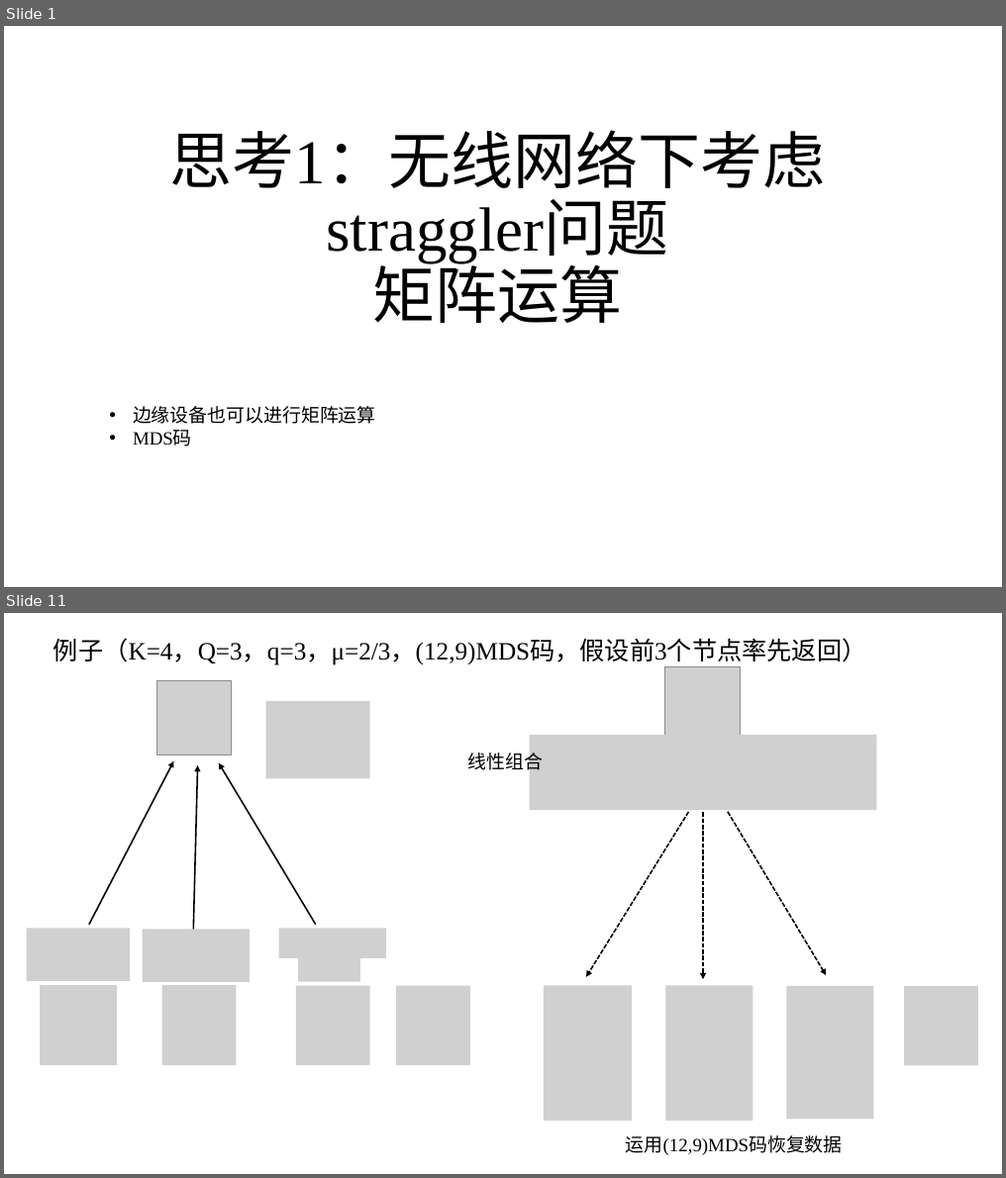
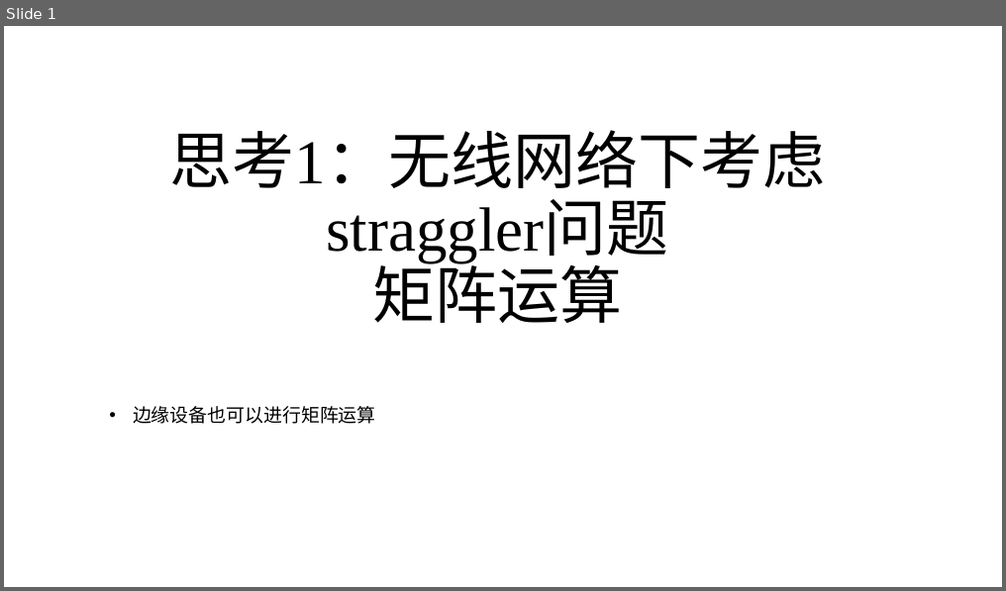
Before and after one commit to zhaojiayi/learning, a slide deck: EE/ppt/wireless_CDC_thinking1.pptx. Shown one above the other, each under a label of ours: slides 1 and 11 before the commit, slide 1 after it; the slides between them are not shown. The pictures are 1006x1178 and 1006x591 pixels, drawn with LibreOffice and Linux fonts; fonts in the diff are those of the drawing; grey boxes stand for pictures. Boxes give left, top, right and bottom in pixels: in the first picture for what was removed or moved away, otherwise in the second. Text is boxed around its words. In the diff, an @@ line names an element or a change of style, - is before the commit and + after.

```diff
--- a/EE/ppt/wireless_CDC_thinking1.pptx
+++ b/EE/ppt/wireless_CDC_thinking1.pptx
@@ slide 11 removed at bbox=[4, 613, 1002, 1174], background #FFFFFF @@
@@ title removed at bbox=[54, 638, 866, 665] @@
-例子（K=4，Q=3，q=3，μ=2/3，(12,9)MDS码，假设前3个节点率先返回）
@@ picture removed at bbox=[665, 666, 740, 742] @@
@@ picture removed at bbox=[156, 680, 232, 756] @@
@@ picture removed at bbox=[266, 701, 370, 779] @@
@@ text removed at bbox=[467, 750, 543, 774] @@
-线性组合
@@ picture removed at bbox=[530, 735, 877, 810] @@
@@ arrow removed from (89, 925) to (174, 761) @@
@@ arrow removed from (193, 935) to (198, 765) @@
@@ arrow removed from (316, 925) to (219, 763) @@
@@ arrow removed from (689, 812) to (586, 977) @@
@@ arrow removed from (703, 812) to (703, 980) @@
@@ arrow removed from (728, 812) to (826, 975) @@
@@ picture removed at bbox=[27, 928, 130, 981] @@
@@ picture removed at bbox=[143, 929, 250, 982] @@
@@ picture removed at bbox=[279, 928, 386, 959] @@
@@ picture removed at bbox=[298, 953, 360, 982] @@
@@ picture removed at bbox=[40, 986, 117, 1065] @@
@@ picture removed at bbox=[162, 986, 236, 1065] @@
@@ picture removed at bbox=[296, 986, 370, 1065] @@
@@ picture removed at bbox=[396, 986, 470, 1065] @@
@@ picture removed at bbox=[544, 986, 632, 1121] @@
@@ picture removed at bbox=[665, 986, 752, 1121] @@
@@ picture removed at bbox=[787, 986, 874, 1120] @@
@@ picture removed at bbox=[905, 986, 979, 1065] @@
@@ text removed at bbox=[626, 1136, 843, 1156] @@
-运用(12,9)MDS码恢复数据
@@ slide 1 changed as well @@
@@ text at bbox=[133, 430, 192, 447]: paragraph removed @@
-• MDS码
```
Also in this commit, not shown: 6 slides added, 16 other slides removed, 6 other files.
